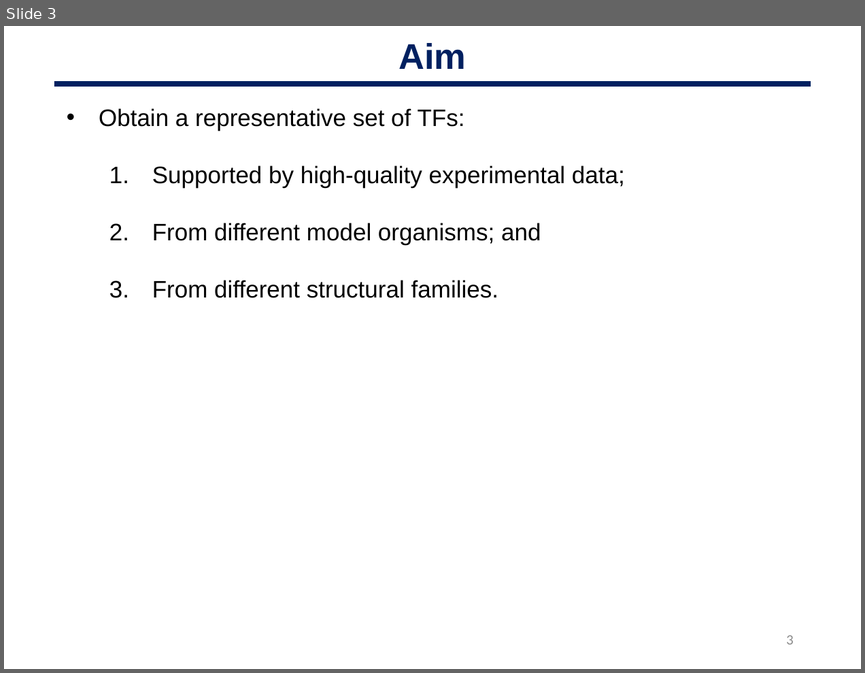
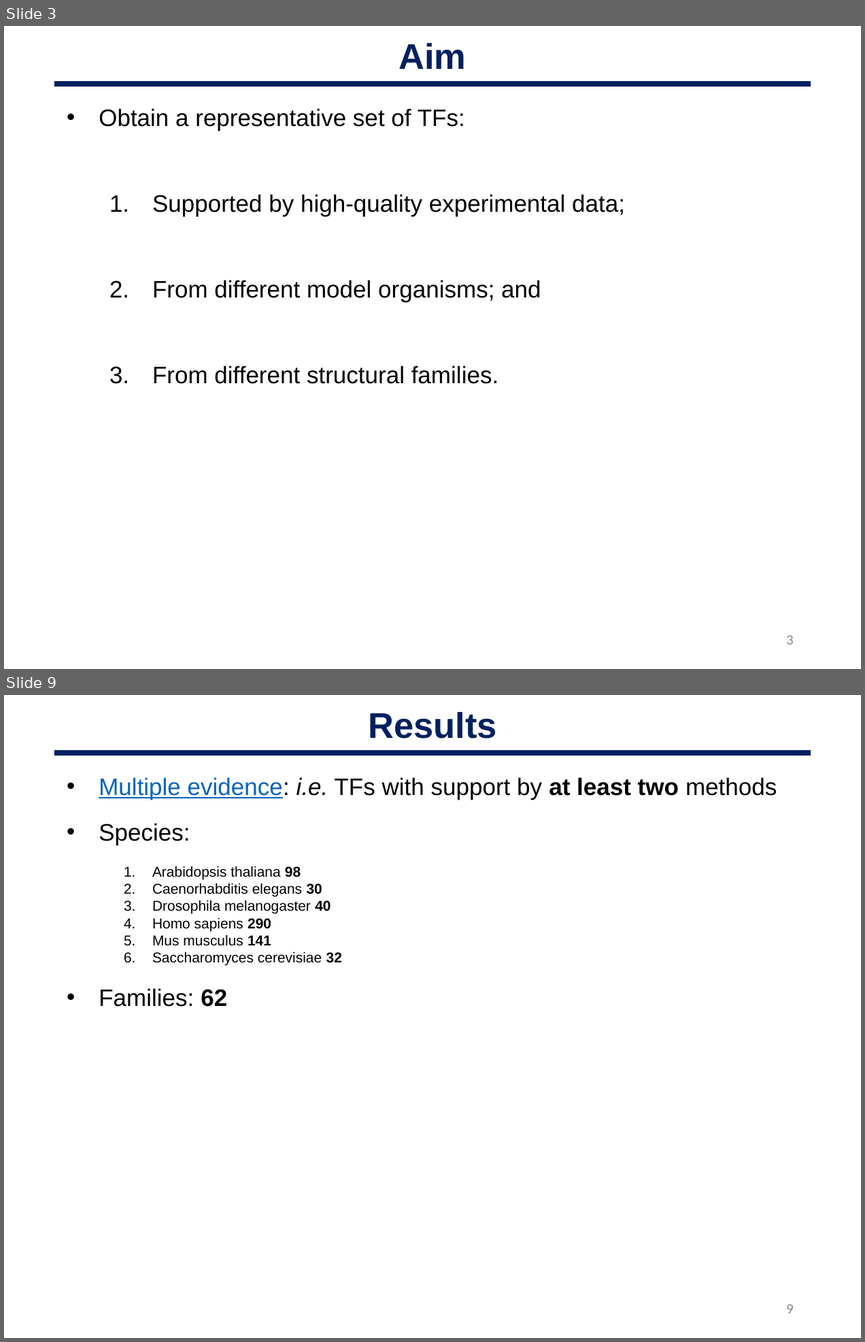
Before and after one commit to oriolfornes/GRECO-BIT-TFBS-annotations, a slide deck: Slides/OF_200218_GREEKC.pptx. Shown one above the other, each under a label of ours: slide 3 before the commit, slides 3 and 9 after it; the slides between them are not shown. The pictures are 865x673 and 865x1342 pixels, drawn with LibreOffice and Linux fonts; fonts in the diff are those of the drawing. Boxes give left, top, right and bottom in pixels: in the first picture for what was removed or moved away, otherwise in the second. Text is boxed around its words. In the diff, an @@ line names an element or a change of style, - is before the commit and + after.

```diff
--- a/Slides/OF_200218_GREEKC.pptx
+++ b/Slides/OF_200218_GREEKC.pptx
@@ slide 9 added at (4,695,861,1338), background #FFFFFF @@
@@ text added at (368,712,496,739), 30 pt, text #002060, bold @@
+Results
@@ line added from (54, 753) to (810, 753), #002060 4.5 pt @@
@@ text added at (99,777,776,1006), 12 pt, text #000000 @@
+• Multiple evidence: i.e. TFs with support by at least two methods
+• Species:
+1. Arabidopsis thaliana 98
+2. Caenorhabditis elegans 30
+3. Drosophila melanogaster 40
+4. Homo sapiens 290
+5. Mus musculus 141
+6. Saccharomyces cerevisiae 32
+• Families: 62
@@ page number added at (786,1304,793,1313), 12 pt, text #888888 @@
+9
@@ slide 3 changed as well @@
@@ text "Obtain a representative set of ..." rewrapped from (99,108,625,298) to (99,108,625,384) @@
```
Also in this commit, not shown: 2 other slides changed, 5 other slides added, 10 slides removed, 2 other files.
